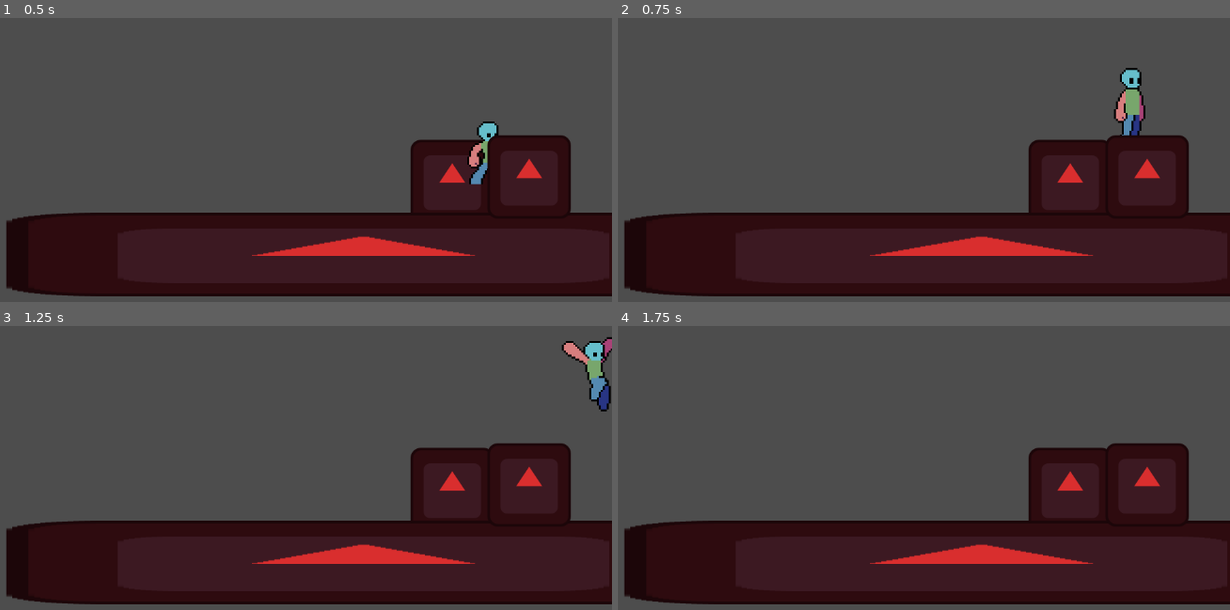
Above: before the commit, frames 1-4 (two rows, left to right).
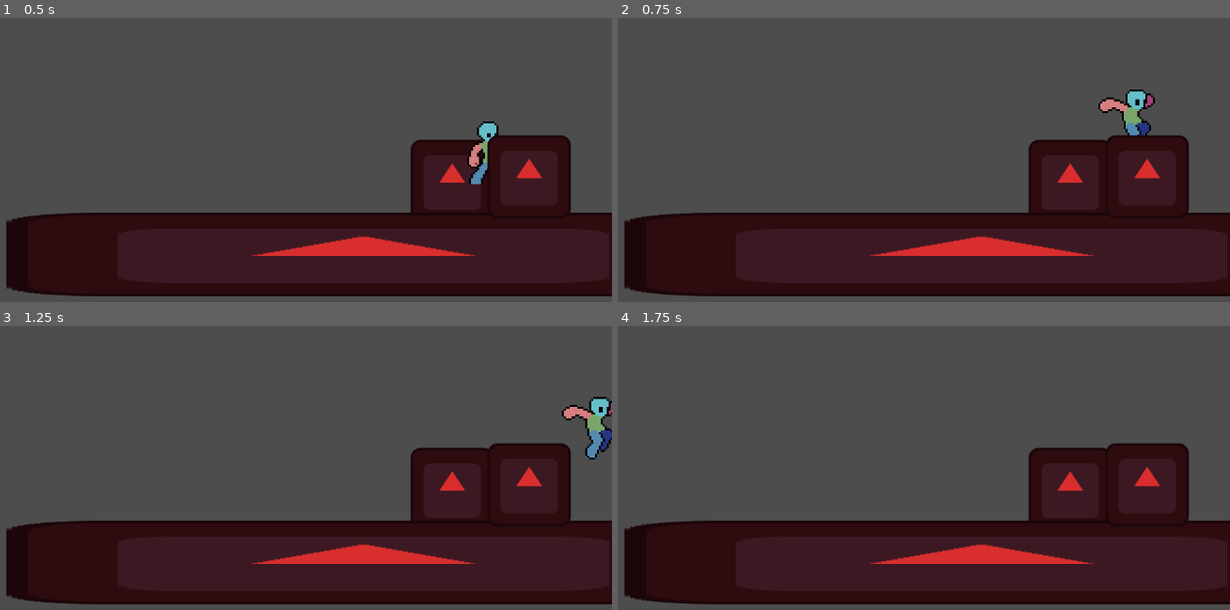
Above: after the commit, the same moments.

Repository: TatusFilipek/GodotTryEndError
Game: Godot game, scene res://scenes/main.tscn
Same seed, same stepped clock (60 frames per second), same inputs: the game is played once before the commit and once after it. The engine's default icon, where the game draws it, is replaced by a stand-in: a white triangle on a blue panel in a dark square.
Inputs:
- Up to frame 1 (0.5 s): no input
- Up to frame 2 (0.75 s): hold D (moveRight) from 0.53 s (still down); tap W (moveUp) at 0.6 s
- Up to frame 3 (1.25 s): keep holding D (moveRight); tap W (moveUp) at 0.77, 1.07 s
- Up to frame 4 (1.75 s): keep holding D (moveRight); tap W (moveUp) at 1.35, 1.52 s

Frame 1 is identical in both runs. In frame 2, 1.1% of the frame differs, in the area x 78-88%, y 17-42%; in frame 3, 1.8%, in the area x 91-100%, y 3-48%; in frame 4, nothing differs.

Commit message:
Stworzylem variable jump height

Diff:
--- a/scripts/airStates.gd
+++ b/scripts/airStates.gd
@@ -16,8 +16,21 @@
 		machine.change_state("Idle")
 		return
 
-	core.velocity.y += core.CalcGravity() * _delta; # Gravity
+	core.velocity.y += CalcGravity() * _delta; # Gravity
 
+	# variable jump height
+	if core.velocity.y >= 0:
+		core.jumping = false
+
+	if core.jumping and Input.is_action_just_released("moveUp"):
+		core.velocity.y *= core.jumpVelocityCut
+	# end variable jump height code
+
+	SuperDuperAirStateAnims()
+	pass
+
+
+func SuperDuperAirStateAnims():
 	if playback:
 		if core.velocity.y < -core.jumpApex:
 			playback.travel("InAirUp")
@@ -28,4 +41,11 @@
 				playback.travel("InAirDownApex")
 			else:
 				playback.travel("InAirUpApex")
-	pass
+
+func CalcGravity() -> float:
+	var gravityMultiplier = core.normalGravityMult
+	if not core.is_on_floor():
+		if(core.velocity.y <= -core.gravityBuffer): gravityMultiplier = core.normalGravityMult
+		else: if(core.velocity.y > -core.gravityBuffer): gravityMultiplier = core.fallingGravityMult
+
+	return gravityMultiplier * core.gravityForce + core.velocity.y * gravityMultiplier/100
--- a/scripts/jump.gd
+++ b/scripts/jump.gd
@@ -5,6 +5,7 @@
 	super.enter()
 
 	core.velocity.y = -core.jumpForce
+	core.jumping = true
 
 	machine.change_state("FallIdle")
 
--- a/scripts/player.gd
+++ b/scripts/player.gd
@@ -6,10 +6,10 @@
 @export var gravityForce = 100
 
 @export var jumpForce = 150
+@export var jumpVelocityCut = 0.3
 
 @export var normalGravityMult = 10.0
 @export var fallingGravityMult = 20.2
-var gravityMultiplier = normalGravityMult
 
 @export var gravityBuffer = 50
 @export var jumpApex = 125
@@ -19,6 +19,8 @@
 var lastSpriteOrientation : bool
 
 var sprite : AnimatedSprite2D
+
+var jumping : bool = false
 
 func _ready() -> void:
 	sprite = get_node("AnimatedSprite2D")
@@ -31,14 +33,6 @@
 func MovementDirection() -> float:
 	var movementDirection = Input.get_axis("moveLeft", "moveRight")
 	return movementDirection
-
-func CalcGravity() -> float:
-	gravityMultiplier = normalGravityMult
-	if not is_on_floor():
-		if(velocity.y <= -gravityBuffer): gravityMultiplier = normalGravityMult
-		else: if(velocity.y > -gravityBuffer): gravityMultiplier = fallingGravityMult
-
-	return gravityMultiplier * gravityForce + velocity.y * gravityMultiplier/100
 
 func GetSpriteOrientation() -> void:
 	if MovementDirection() != 0:
